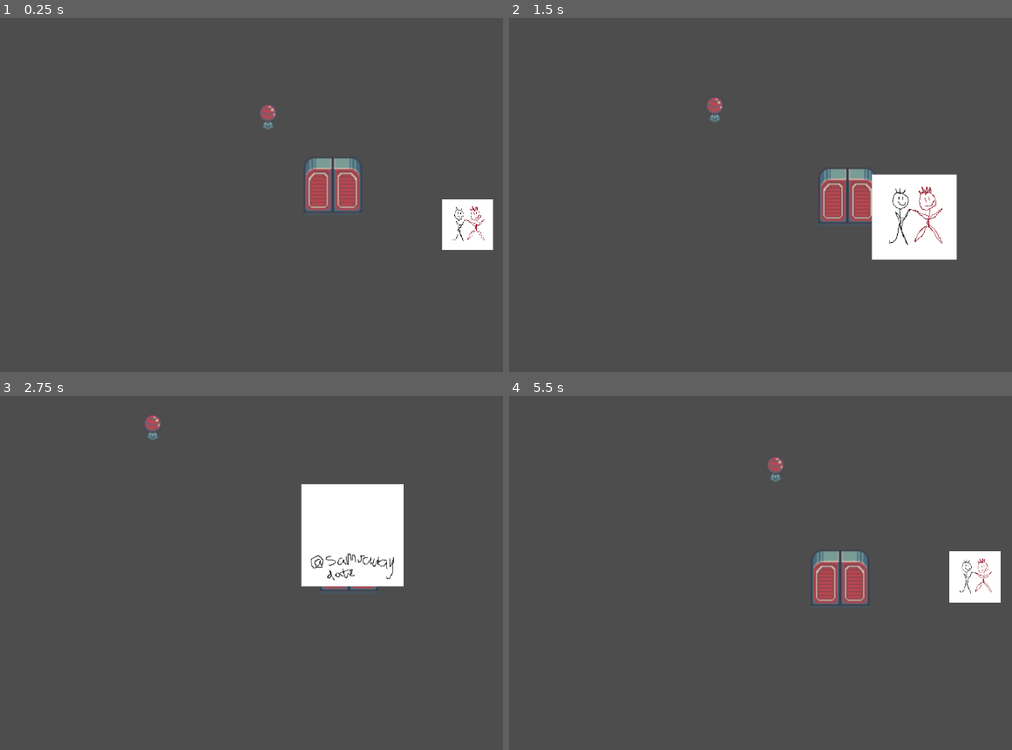
Above: before the commit, frames 1-4 (two rows, left to right).
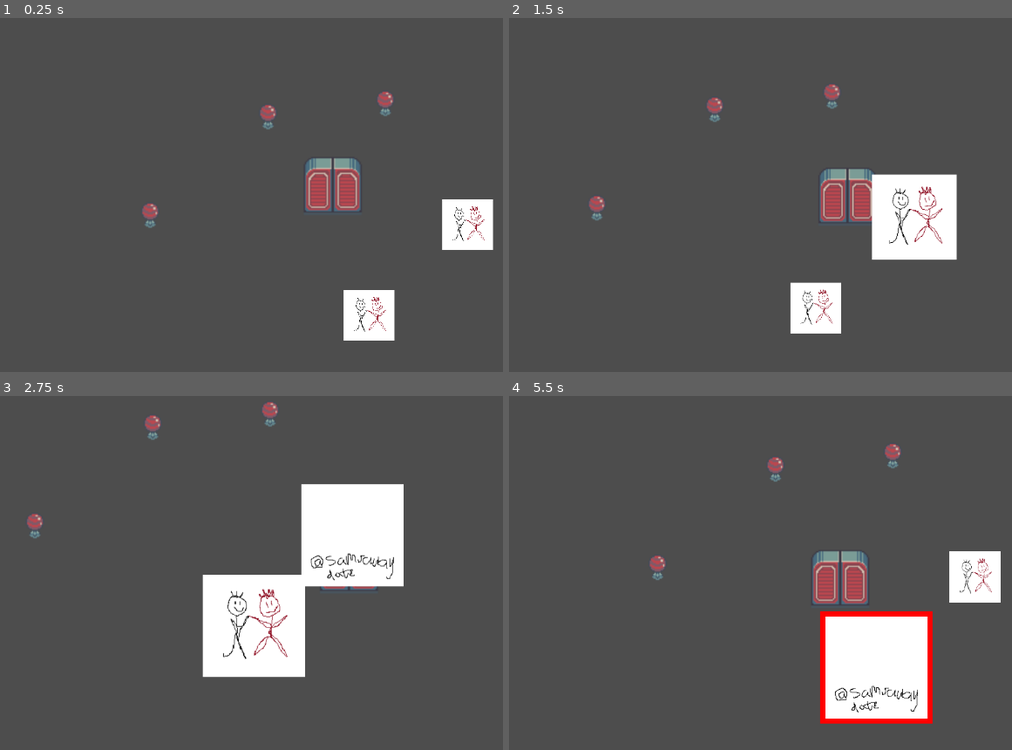
Above: after the commit, the same moments.

Repository: Tiltnick/ip2gd
Game: Godot game, scene res://scenes/test_i_scene_io.tscn
Same seed, same stepped clock (60 frames per second), same inputs: the game is played once before the commit and once after it.
Inputs:
- Up to frame 1 (0.25 s): no input
- Up to frame 2 (1.5 s): tap Enter at 0.5 s; hold D (move_right) 0.53-1.28 s; tap E (interact) at 0.6, 1.35 s; hold S (move_down) from 1.28 s (still down)
- Up to frame 3 (2.75 s): release S (move_down) at 2.03 s; hold D (move_right) from 2.03 s (still down); tap E (interact) at 2.1 s
- Up to frame 4 (5.5 s): release D (move_right) at 2.78 s; hold W (move_up) 2.78-3.53 s; tap E (interact) every 0.75 s from 2.85 to 5.1 s; hold A (move_left) 3.53-5.03 s; hold S (move_down) from 5.03 s (still down)

The runs differ from the first frame. In frame 1, 1.7% of the frame differs, in the area x 28-79%, y 20-92%; in frame 2, 1.7%; in frame 3, 6.2%; in frame 4, 7.3%, in the area x 27-85%, y 13-93%.

Commit message:
test with multiple pictures
"E" opens only the picture that are in range of the player and not other pictures (good)

Diff:
--- a/scenes/test_i_scene_io.tscn
+++ b/scenes/test_i_scene_io.tscn
@@ -24,5 +24,14 @@
 [node name="InteractableObject4" parent="." instance=ExtResource("2_tpkr7")]
 position = Vector2(468, 202)
 
+[node name="InteractableObject5" parent="." instance=ExtResource("2_tpkr7")]
+position = Vector2(273, 365)
+
+[node name="InteractableObject6" parent="." instance=ExtResource("2_tpkr7")]
+position = Vector2(662, 180)
+
 [node name="Photo" parent="." instance=ExtResource("3_tpkr7")]
 position = Vector2(799, 384)
+
+[node name="Photo2" parent="." instance=ExtResource("3_tpkr7")]
+position = Vector2(636, 534)
